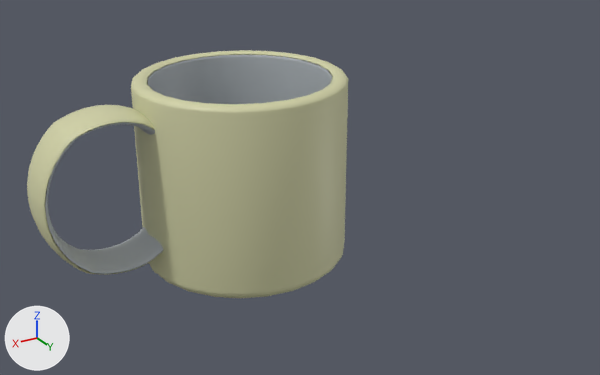
One commit to the COLLADA model utensil_teacup_blue/textured.dae: the scene before it, then after it.
Before and after are seen from a camera (50 mm lens) standing at (0.138, 0.2738, 0.1615) and looking at (-0.0024, 0.0398, 0.0445). Every picture has the same lights, and +X, +Y and +Z are marked at lower left. Where no turn or scale is listed for an object, it has been applied to the vertices. Vertices at the same position are counted once.

The first picture shows 'group_0', 'group_0_001'.
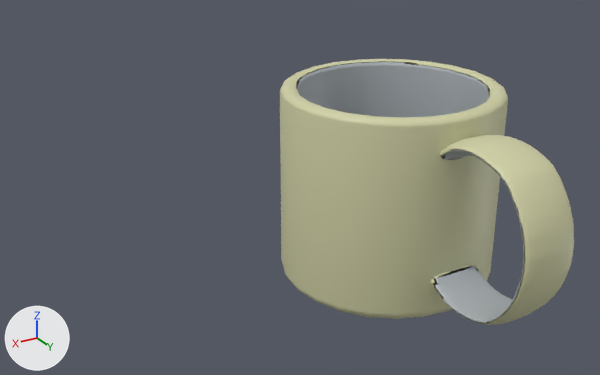
Changed parts and their boxes [x1, y1, x2, y2] in the pictures (600 x 375 px):
'group_0', reshaped, moved, turned
    before: [131, 50, 348, 298]
    after: [280, 59, 574, 325]
'group_0_001', deleted
    before: [27, 105, 163, 275]
    faces in mat_color_e04 (beige #d1d1a7): [27, 105, 163, 275]
    faces in mat_material (grey #acb2b6): [45, 123, 163, 274]
part 1 of me_group_0, added (beige)
    after: [431, 135, 574, 325]
part 2 of me_group_0, recoloured
    before: [266, 54, 333, 83]
    after: [299, 62, 405, 81]
part 3 of me_group_0, recoloured
    before: [148, 66, 167, 85]

The change, as a diff of the scene's bpy script:
```diff
--- a/utensil_teacup_blue/textured.dae.py
+++ b/utensil_teacup_blue/textured.dae.py
@@ me_group_0 @@
 # used by ob_group_0; parent = ob_sketchup; location = (-32.21, -32.21, 0.0)
-me_group_0.from_pydata(...)  # 936 vertices, 1868 faces; spans x 0.0..64.4, y 0.0..64.4, z 0.0..100.5
+me_group_0.from_pydata(...)  # 3196 vertices, 6332 faces; spans x 0.0..97.2, y 0.0..64.4, z 0.0..100.5
+# me_group_0 part 1: a new loose piece of 2260 vertices spanning x 58.5..97.2, y 24.3..40.6, z 14.4..94.4
+# me_group_0 part 2: 12 faces spanning x 4.4..12.9, y 12.6..51.8, z 99.2..99.8 switch from mat_color_e04 (beige #d1d1a7) to mat_material (grey #acb2b6)
+# me_group_0 part 3: 16 faces spanning x 45.8..59.6, y 8.5..55.9, z 98.6..99.2 switch from mat_material (grey #acb2b6) to mat_color_e04 (beige #d1d1a7)
@@ ob_group_0 @@
 ob_group_0.parent = ob_sketchup
-ob_group_0.location = (-32.21, -32.21, 0.0)
+ob_group_0.location = (0.0, 0.0, 0.0)
+ob_group_0.rotation_euler = (0.0, 0.0, 1.571)  # degrees (0, 0, 90)
@@ ob_group_0_001 @@
-ob_group_0_001 = bpy.data.objects.new('group_0_001', me_group_0_001)
-ob_group_0_001.location = (-0.0409, -0.0409, 0.0)
```
